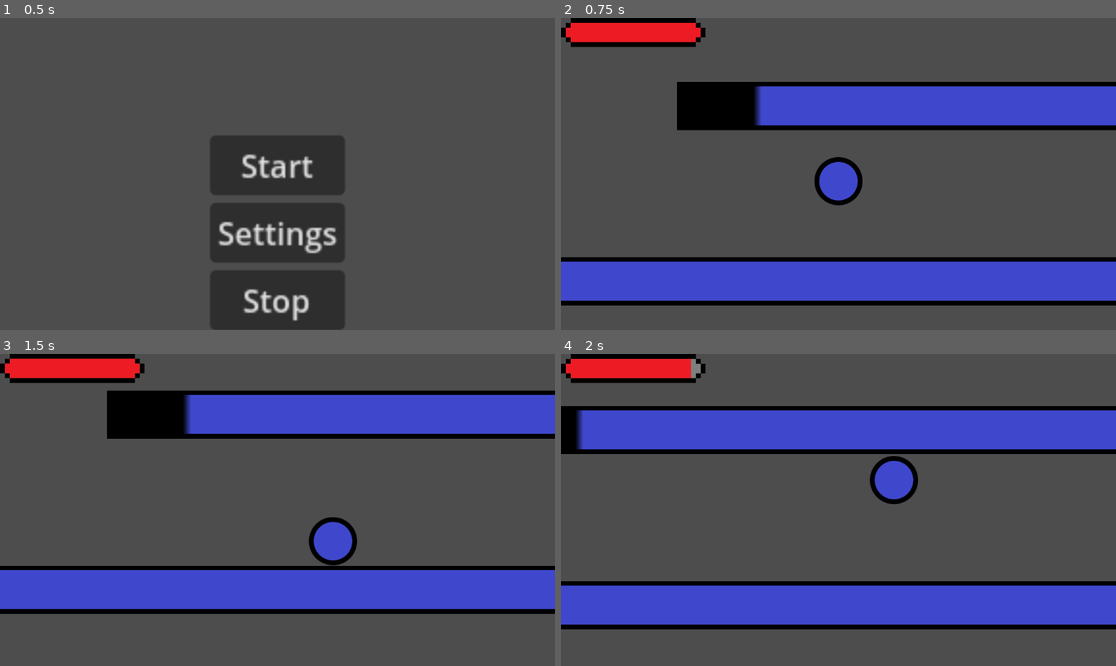
Above: before the commit, frames 1-4 (two rows, left to right).
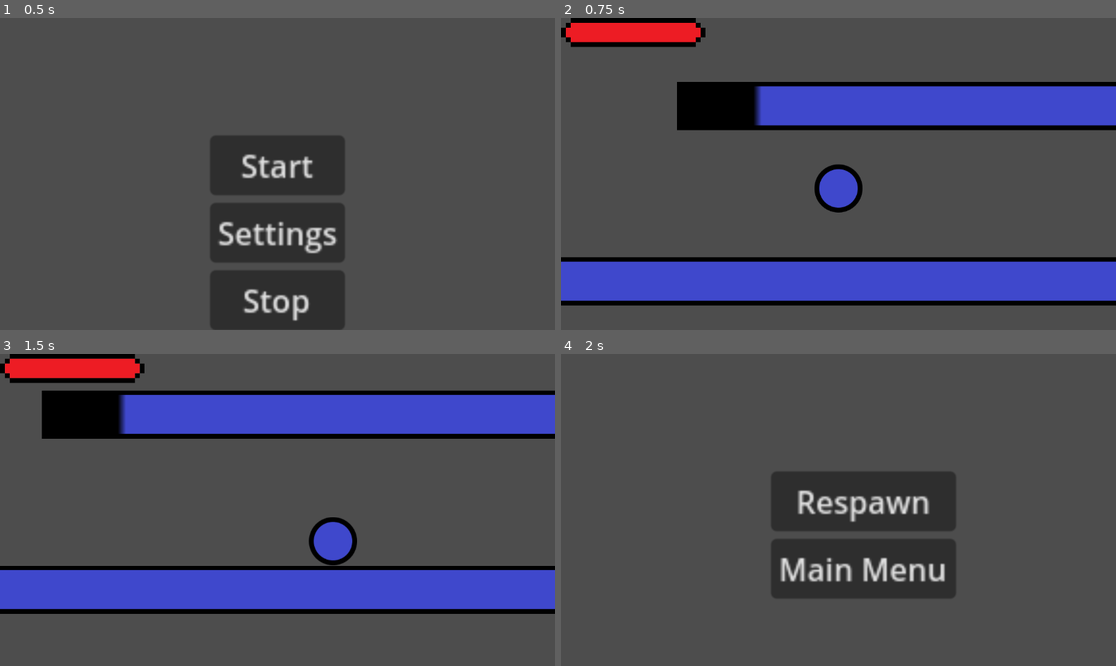
Above: after the commit, the same moments.

Repository: MetalBoy0/Bulgeon
Game: Godot game, scene res://Menus/Main Menu/MainMenu.tscn
Same seed, same stepped clock (60 frames per second), same inputs: the game is played once before the commit and once after it.
Inputs (mouse positions are in pixels of both pictures, inside the frame that each line leads up to):
- Up to frame 1 (0.5 s): no input
- Up to frame 2 (0.75 s): click "Start" at 0.5 s
- Up to frame 3 (1.5 s): tap Enter (ui_accept) at 1.25, 1.35 s; move the mouse to (399, 494) at 1.27 s; hold D (move_right) from 1.28 s (still down); click (399, 494) at 1.42 s
- Up to frame 4 (2 s): keep holding D (move_right); tap W (jump) at 1.52, 1.55, 1.82 s

Frame 1 is identical in both runs. In frame 2, 0.7% of the frame differs, in the area x 45-55%, y 44-63%; in frame 3, 3.4%; in frame 4, 43%, in the area x 0-100%, y 0-89%.

Commit message:
Add Some of Enemy

Diff:
--- /dev/null
+++ b/Enemy.gd
@@ -0,0 +1,26 @@
+extends CharacterBody2D
+
+
+const SPEED = 300.0
+const JUMP_VELOCITY = -400.0
+
+# Get the gravity from the project settings to be synced with RigidBody nodes.
+var gravity = ProjectSettings.get_setting("physics/2d/default_gravity")
+
+
+func _physics_process(delta):
+	# Add the gravity.
+	if not is_on_floor():
+		velocity.y += gravity * delta
+
+	# Handle jump.
+	if Input.is_action_just_pressed("ui_accept") and is_on_floor():
+		velocity.y = JUMP_VELOCITY
+
+	# Get the input direction and handle the movement/deceleration.
+	# As good practice, you should replace UI actions with custom gameplay actions.
+	if position.x < -1000:
+		velocity.x = 100
+	else:
+		velocity.x = -100
+	move_and_slide()
--- a/Main.tscn
+++ b/Main.tscn
@@ -6,6 +6,7 @@
 [ext_resource type="Texture2D" uid="uid://hjktynu43c1q" path="res://Player Stuff/Health/Health_Bar_Under.png" id="3_mo4hd"]
 [ext_resource type="Texture2D" uid="uid://cjx7xk3la1t25" path="res://Player Stuff/Health/Health_Bar_Progress.png" id="4_umhaq"]
 [ext_resource type="Script" path="res://Player Stuff/Health/HealthBar.gd" id="5_d3018"]
+[ext_resource type="Script" path="res://Enemy.gd" id="7_soyqi"]
 
 [sub_resource type="CircleShape2D" id="CircleShape2D_tvq21"]
 radius = 50.01
@@ -14,6 +15,8 @@
 
 [sub_resource type="RectangleShape2D" id="RectangleShape2D_opgwy"]
 size = Vector2(197.5, 102)
+
+[sub_resource type="RectangleShape2D" id="RectangleShape2D_p7575"]
 
 [node name="Node2D" type="Node2D"]
 
@@ -109,3 +112,14 @@
 script = ExtResource("5_d3018")
 player = NodePath("../../CharacterBody2D")
 camera = NodePath("../../CharacterBody2D/PlayerCamera")
+
+[node name="Enemy" type="CharacterBody2D" parent="."]
+position = Vector2(1000, 120)
+script = ExtResource("7_soyqi")
+
+[node name="EnemyCollider" type="CollisionShape2D" parent="Enemy"]
+scale = Vector2(10, 5)
+shape = SubResource("RectangleShape2D_p7575")
+
+[node name="Sprite2D" type="Sprite2D" parent="Enemy"]
+texture = ExtResource("3_bsgji")
--- a/Menus/Death Menu/DeathMenu.tscn
+++ b/Menus/Death Menu/DeathMenu.tscn
@@ -12,6 +12,7 @@
 script = ExtResource("1_a6n06")
 
 [node name="MarginContainer" type="MarginContainer" parent="."]
+layout_mode = 0
 offset_left = 436.0
 offset_top = 244.0
 offset_right = 506.0
--- a/Player Stuff/PlayerContoller.gd
+++ b/Player Stuff/PlayerContoller.gd
@@ -140,23 +140,24 @@
 		velocity.y += gravity * delta
 	move_and_slide()
 	if !isHurt:
-		if Input.is_mouse_button_pressed(MOUSE_BUTTON_LEFT):
+		var collision: KinematicCollision2D = move_and_collide(velocity * delta)
+		if collision:
+			if collision.get_collider().name == "Enemy":
+				hurtByEnemy()
+		#if Input.is_mouse_button_pressed(MOUSE_BUTTON_LEFT):
 			#hurtByEnemy(hurtBox)
-			hurtByEnemy()
-		#for area in hurtBox.get_overlapping_areas():
-			#if area.name == "hitbox":
-				#hurtByEnemy(area)
+			#hurtByEnemy(area))
 
 #func hurtByEnemy(area):
 func hurtByEnemy():
 	currentHealth -= 10 #enemyDamage
 	if currentHealth < 0:
 		get_tree().change_scene_to_file("res://Menus/Death Menu/DeathMenu.tscn")
+	healthChanged.emit()
 	isHurt = true
-	hurtTimer.start()
-	await hurtTimer.timeout
+	#hurtTimer.start()
+	#await hurtTimer.timeout
 	isHurt = false
-	healthChanged.emit()
 func _ready():
 	pass # Replace with function body.
 
Not shown: 1 places in Main.tscn that only renumber resources
